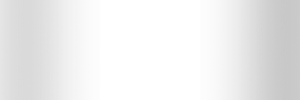
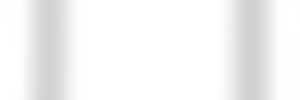
Layered file, before and after one edit (300px x 100px). Changes by layer:
hid "Layer 3" over [0, 0, 99, 100]
added layer "Layer 5" above "Layer 2" over [0, 0, 99, 100]
painted on "Layer 2" over [201, 0, 300, 100]
